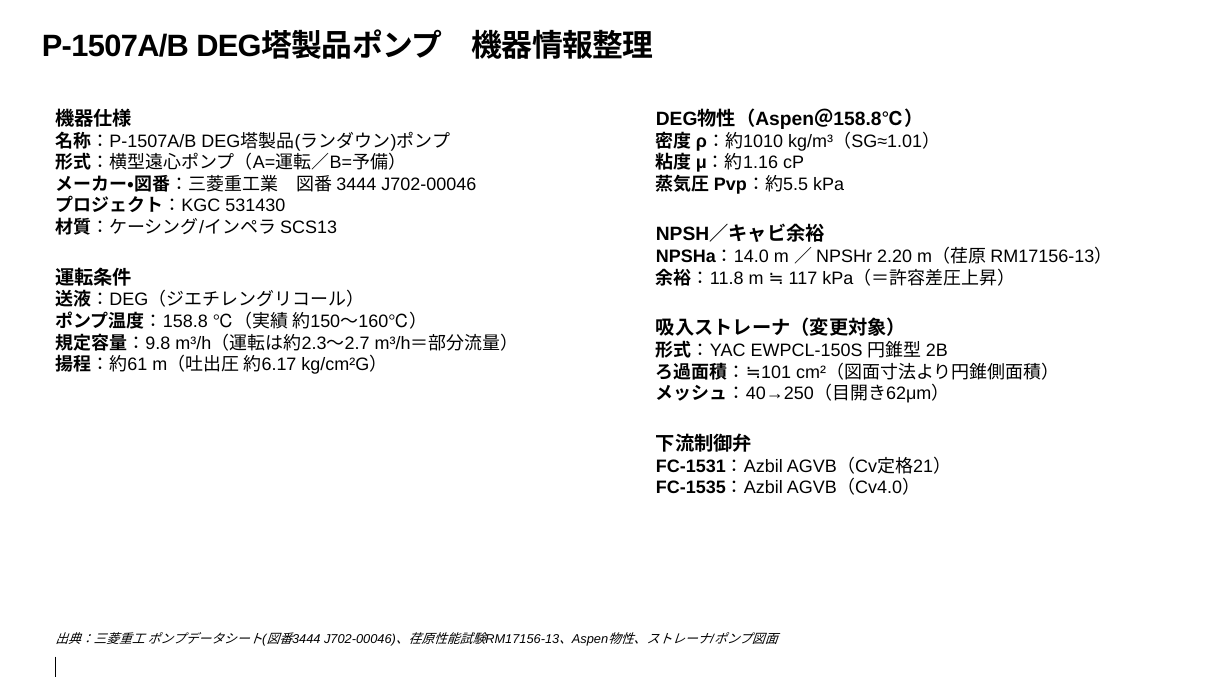
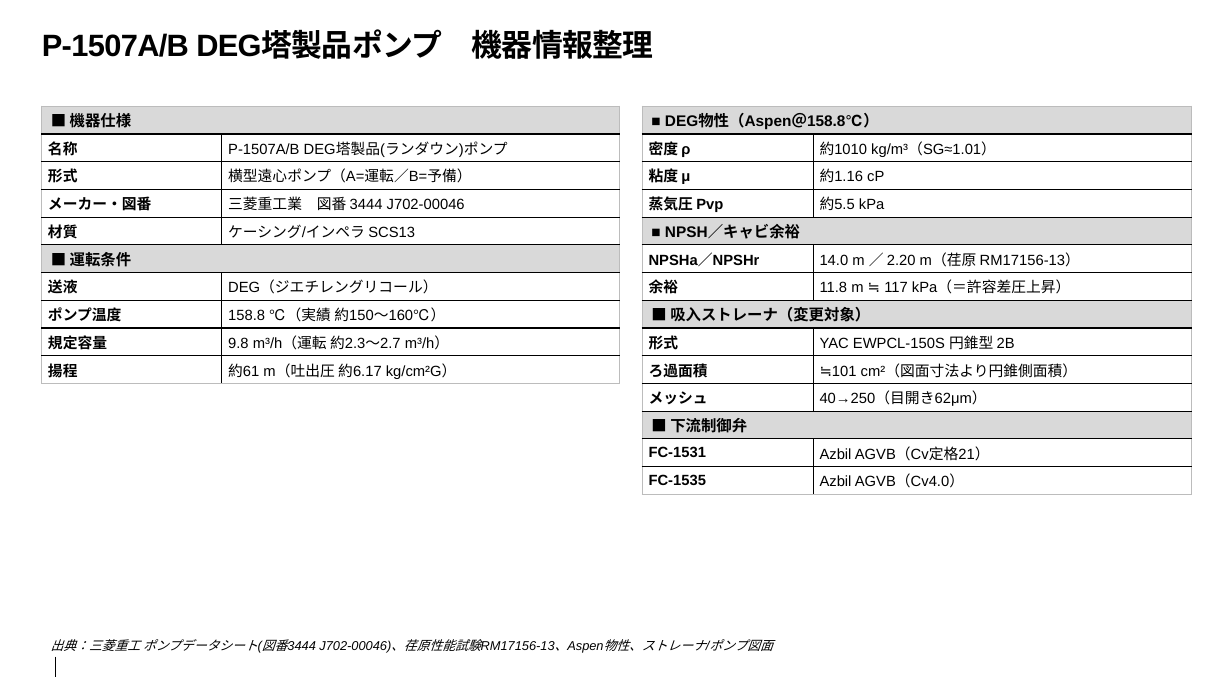
Before and after one commit to hiraoyosa-sys/Base, a slide deck: slide 4 of outputs/P1507変更管理_説明_評価まとめ追加.pptx. Drawn at 1232x693 pixels with LibreOffice and Linux fonts; fonts in the diff are those of the drawing; background and template pictures are left out. Boxes give left, top, right and bottom in pixels: in the first picture for what was removed or moved away, otherwise in the second. Text is boxed around its words. In the diff, an @@ line names an element or a change of style, - is before the commit and + after.

```diff
--- a/outputs/P1507変更管理_説明_評価まとめ追加.pptx
+++ b/outputs/P1507変更管理_説明_評価まとめ追加.pptx
@@ table added at [42, 106, 619, 384], 10 rows, 2 columns @@
+■ 機器仕様 | 
+名称 | P-1507A/B DEG塔製品(ランダウン)ポンプ
+形式 | 横型遠心ポンプ（A=運転／B=予備）
+メーカー・図番 | 三菱重工業 図番 3444 J702-00046
+材質 | ケーシング/インペラ SCS13
+■ 運転条件 | 
+送液 | DEG（ジエチレングリコール）
+ポンプ温度 | 158.8 ℃（実績 約150〜160℃）
+規定容量 | 9.8 m³/h（運転 約2.3〜2.7 m³/h）
+揚程 | 約61 m（吐出圧 約6.17 kg/cm²G）
@@ text removed at [55, 108, 519, 374] @@
-機器仕様
-名称：P-1507A/B DEG塔製品(ランダウン)ポンプ
-形式：横型遠心ポンプ（A=運転／B=予備）
-メーカー・図番：三菱重工業 図番 3444 J702-00046
-プロジェクト：KGC 531430
-材質：ケーシング/インペラ SCS13
-運転条件
-送液：DEG（ジエチレングリコール）
-ポンプ温度：158.8 ℃（実績 約150〜160℃）
-規定容量：9.8 m³/h（運転は約2.3〜2.7 m³/h＝部分流量）
-揚程：約61 m（吐出圧 約6.17 kg/cm²G）
@@ table added at [642, 106, 1192, 494], 14 rows, 2 columns @@
+■ DEG物性（Aspen＠158.8℃） | 
+密度 ρ | 約1010 kg/m³（SG≈1.01）
+粘度 μ | 約1.16 cP
+蒸気圧 Pvp | 約5.5 kPa
+■ NPSH／キャビ余裕 | 
+NPSHa／NPSHr | 14.0 m ／ 2.20 m（荏原 RM17156-13）
+余裕 | 11.8 m ≒ 117 kPa（＝許容差圧上昇）
+■ 吸入ストレーナ（変更対象） | 
+形式 | YAC EWPCL-150S 円錐型 2B
+ろ過面積 | ≒101 cm²（図面寸法より円錐側面積）
+メッシュ | 40→250（目開き62μm）
+■ 下流制御弁 | 
+FC-1531 | Azbil AGVB（Cv定格21）
+FC-1535 | Azbil AGVB（Cv4.0）
@@ text removed at [656, 110, 1112, 495] @@
-DEG物性（Aspen＠158.8℃）
-密度 ρ：約1010 kg/m³（SG≈1.01）
-粘度 μ：約1.16 cP
-蒸気圧 Pvp：約5.5 kPa
-NPSH／キャビ余裕
-NPSHa：14.0 m ／ NPSHr 2.20 m（荏原 RM17156-13）
-余裕：11.8 m ≒ 117 kPa（＝許容差圧上昇）
-吸入ストレーナ（変更対象）
-形式：YAC EWPCL-150S 円錐型 2B
-ろ過面積：≒101 cm²（図面寸法より円錐側面積）
-メッシュ：40→250（目開き62μm）
-下流制御弁
-FC-1531：Azbil AGVB（Cv定格21）
-FC-1535：Azbil AGVB（Cv4.0）
@@ text "出典：三菱重工 ポンプデータシート(図番3444 J702-00046)、荏原性能試験RM17156-13、Aspen物 ...": place and size @@
-text "出典：三菱重工 ポンプデータシート(図番3444 J702-00046)、荏原性能試験RM17156-13、Aspen物 ..." at [55, 632, 778, 646]
+text "出典：三菱重工 ポンプデータシート(図番3444 J702-00046)、荏原性能試験RM17156-13、Aspen物 ..." at [51, 639, 773, 653]
```
Also in this commit, not shown: 3 other files.
